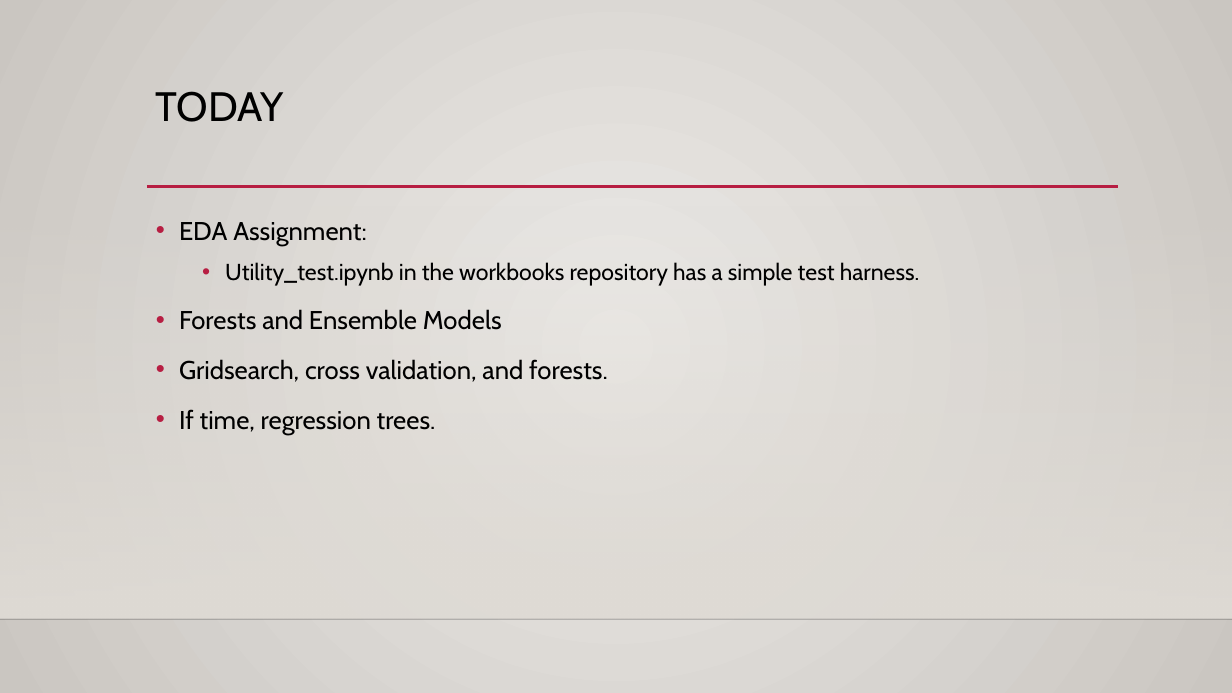
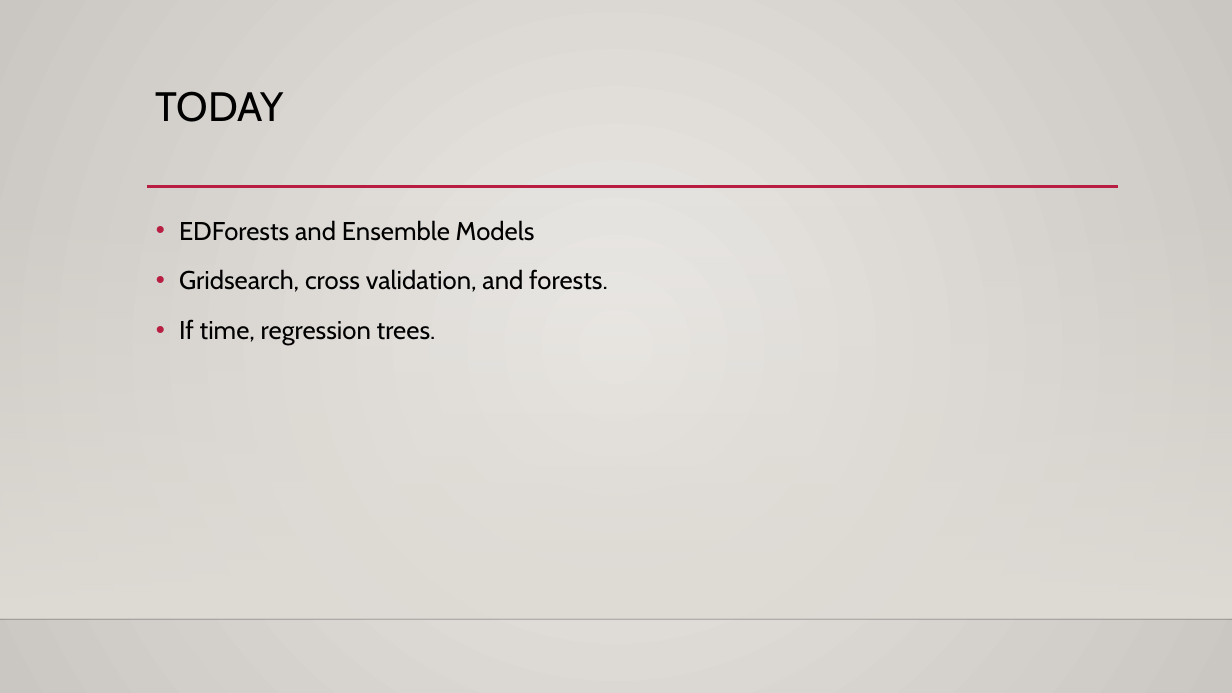
Before and after one commit to glennybarnes/Intro_to_Machine_Learning_Students, a slide deck: slide 1 of reference_content/Slides/005_Forest_Ensamble.pptx. Drawn at 1232x693 pixels with LibreOffice and Linux fonts; fonts in the diff are those of the drawing; background and template pictures are left out. Boxes give left, top, right and bottom in pixels: in the first picture for what was removed or moved away, otherwise in the second. Text is boxed around its words. In the diff, an @@ line names an element or a change of style, - is before the commit and + after.

```diff
--- a/reference_content/Slides/005_Forest_Ensamble.pptx
+++ b/reference_content/Slides/005_Forest_Ensamble.pptx
@@ text at [179, 220, 535, 241]: text changed; size 18 to 20 pt @@
-• EDA Assignment:
-  • Utility_test.ipynb in the workbooks repository has a simple test harness.
-• Forests and Ensemble Models
+• EDForests and Ensemble Models
```
Also in this commit, not shown: 2 slides added, 5 other files.
